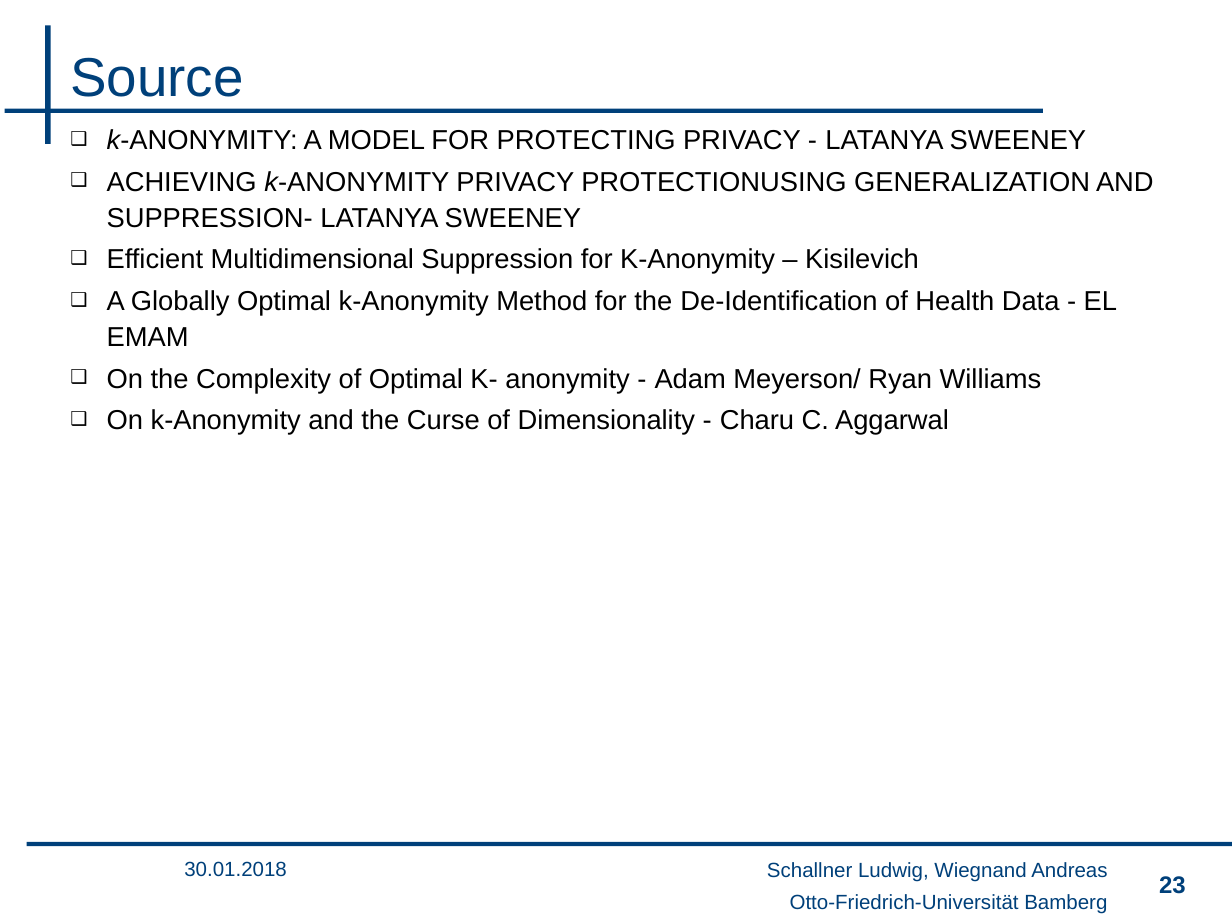
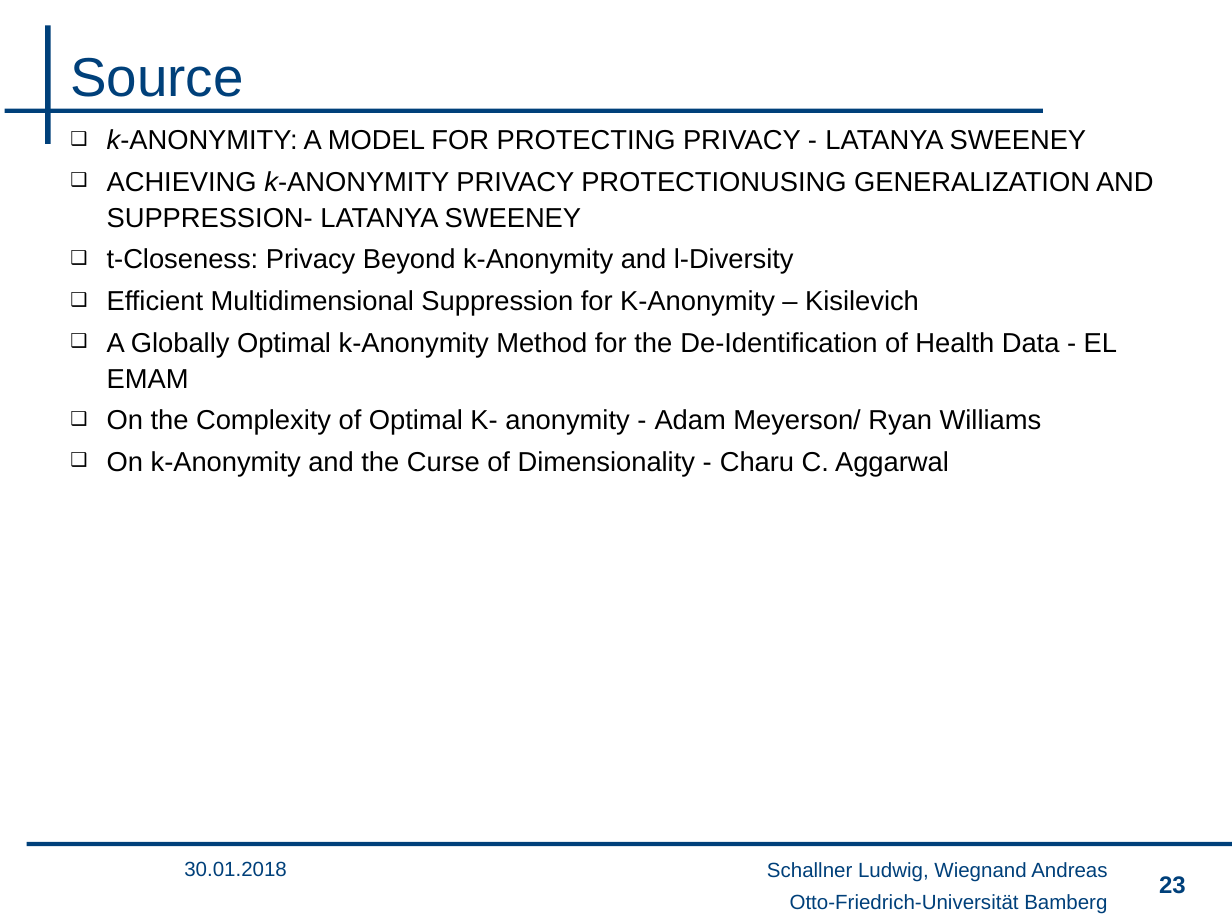
Before and after one commit to wsgan001/PSI-MSem, a slide deck: slide 23 of presentation/sicherheits_final_anV3.pptx. Drawn at 1232x924 pixels with LibreOffice and Linux fonts; fonts in the diff are those of the drawing; background and template pictures are left out. Boxes give left, top, right and bottom in pixels: in the first picture for what was removed or moved away, otherwise in the second. Text is boxed around its words. In the diff, an @@ line names an element or a change of style, - is before the commit and + after.

```diff
--- a/presentation/sicherheits_final_anV3.pptx
+++ b/presentation/sicherheits_final_anV3.pptx
@@ text at <box>107,248,794,274</box>: paragraph added @@
+❑ t-Closeness: Privacy Beyond k-Anonymity and l-Diversity
```
Also in this commit, not shown: 8 other slides changed.
